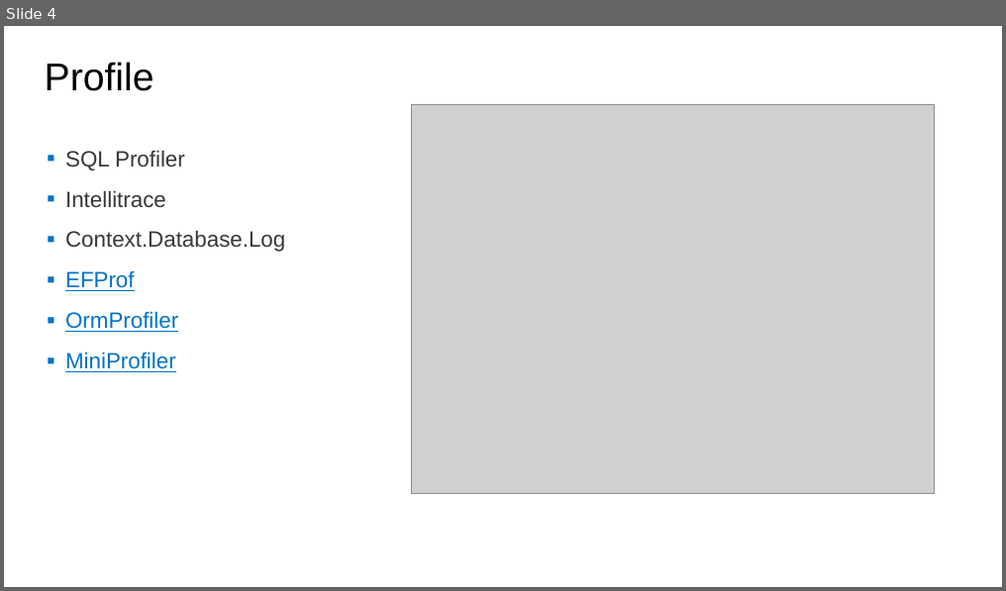
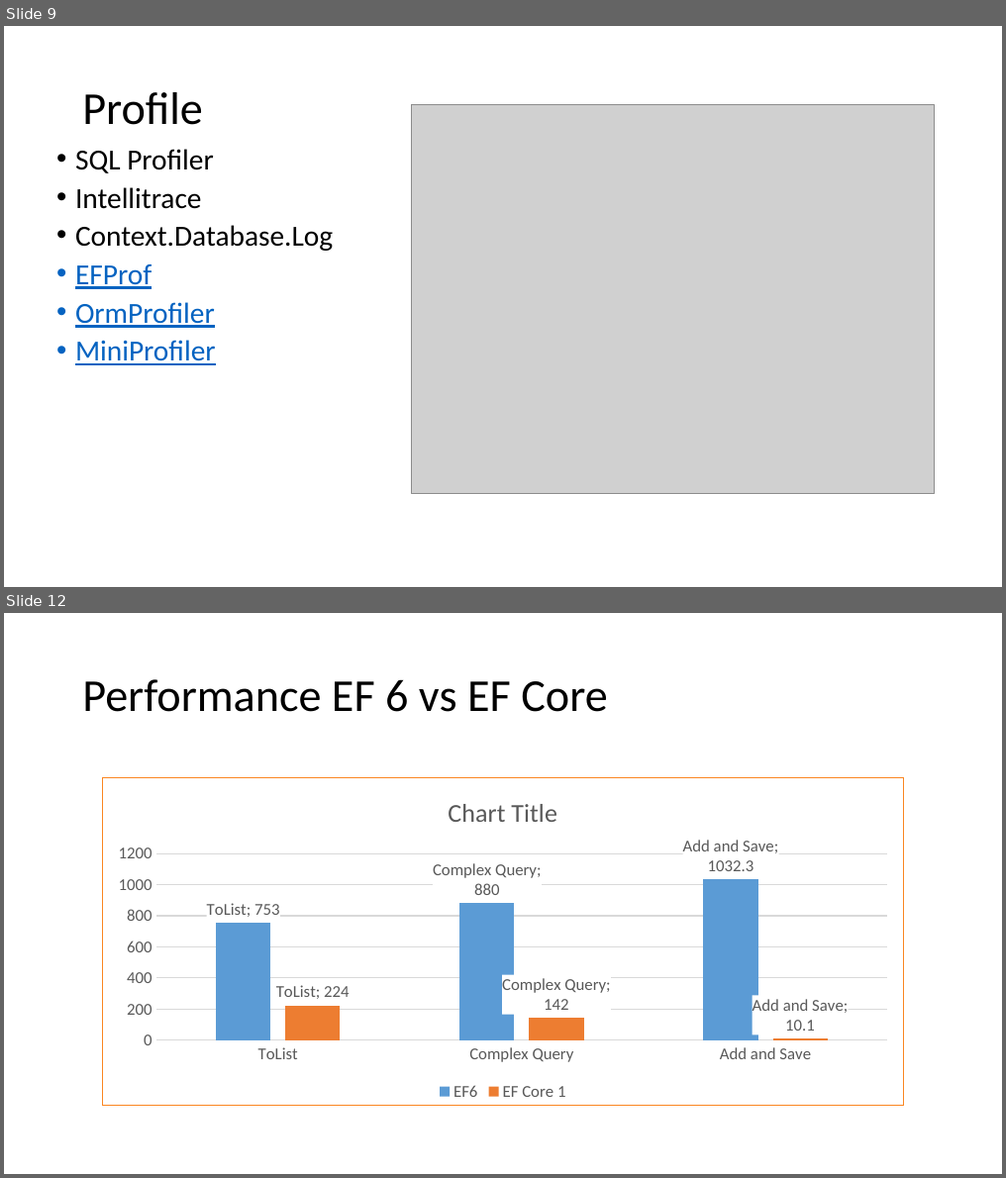
Before and after one commit to jwooley/RecipeWebApi, a slide deck: EFPerf.pptx. Shown one above the other, each under a label of ours: slide 4 before the commit, slides 9 and 12 after it; the slides between them are not shown. The pictures are 1006x591 and 1006x1178 pixels, drawn with LibreOffice and Linux fonts; fonts in the diff are those of the drawing; grey boxes stand for pictures. Boxes give left, top, right and bottom in pixels: in the first picture for what was removed or moved away, otherwise in the second. Text is boxed around its words. In the diff, an @@ line names an element or a change of style, - is before the commit and + after.

Commit message:
Adding EF Core parts to slide deck.

```diff
--- a/EFPerf.pptx
+++ b/EFPerf.pptx
@@ slide 12 added at [4,613,1002,1174], background #FFFFFF @@
@@ title added at [82,679,607,712], 33 pt, text #000000 @@
+Performance EF 6 vs EF Core
@@ column chart added at [103,777,903,1106] @@
+categories: ToList, Complex Query, Add and Save
+EF6: 753, 880, 1032.3
+EF Core 1: 224, 142, 10.1
@@ what was slide 4 is now slide 9 @@
@@ slide 9 changed as well @@
@@ title "Profile": place and size @@
-title "Profile" at [45,62,154,91]
+title "Profile" at [82,92,202,125]
@@ title "Profile" at [82,92,202,125]: size 28 to 33 pt, font Arial to Calibri; vertical alignment top to middle @@
@@ text "SQL Profiler" at [75,149,333,366]: size 16 to 21 pt, font Arial to Calibri; text colour #373737 to #000000 in "SQL Profiler", "Intellitrace", "Context.Database.Log"; text colour #0072C8 to #0563C1 in "EFProf", "OrmProfiler", "MiniProfiler"; bullet ▪ to •; line spacing 0.9 to 0.8; less space between paragraphs @@
```
Also in this commit, not shown: 13 other slides changed, 5 other slides added, 1 slide removed.
